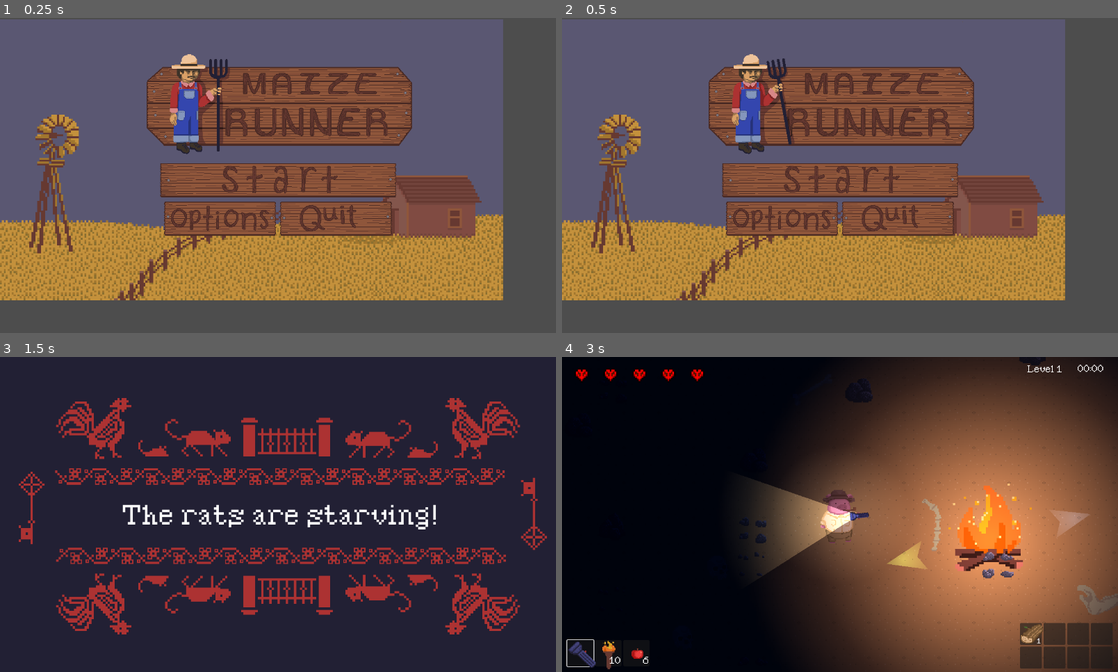
Above: before the commit, frames 1-4 (two rows, left to right).
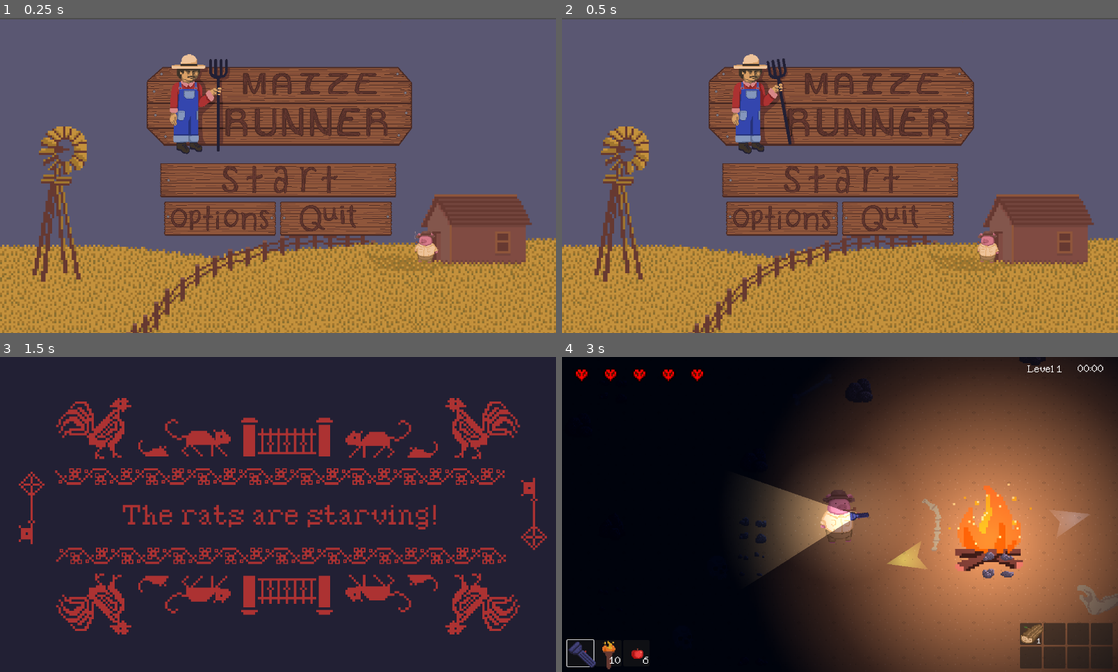
Above: after the commit, the same moments.

Repository: JasonLee4/MaizeRunnerGame
Game: Godot game, scene res://scenes/menus/main_menu.tscn
Two runs of this game, one before a commit and one after it. Both use one fixed random seed, a clock stepped at 60 frames per second and the inputs below. Sound files missing from this copy of the repository are replaced by a short silence.
Inputs (mouse positions are in pixels of both pictures, inside the frame that each line leads up to):
- Up to frame 1 (0.25 s): no input
- Up to frame 2 (0.5 s): no input
- Up to frame 3 (1.5 s): click (278, 520) at 0.5 s; click "LOAD SAVE - -" (after the commit: "Load") at 1.25 s
- Up to frame 4 (3 s): tap Enter at 2 s; move the mouse to (962, 498) at 2.02 s; hold D (right) 2.03-2.78 s; hold F (advance_dialogue) 2.03-2.78 s; tap Space (dash) at 2.75, 2.85 s; move the mouse to (728, 530) at 2.77 s; hold S (down) from 2.78 s (still down)

The runs differ from the first frame. In frame 1, 35% of the frame differs, in the area x 0-100%, y 0-100%; in frame 2, 35%; in frame 3, 1.2%; in frame 4, nothing differs.

Commit message:
create theme for fonts, add save screen

Diff:
--- /dev/null
+++ b/assets/menu_assets/PixelSleighTheme.tres
@@ -0,0 +1,6 @@
+[gd_resource type="Theme" load_steps=2 format=3 uid="uid://cvvg3yf2kj0gs"]
+
+[ext_resource type="FontFile" uid="uid://d1eqqtaqlhuy4" path="res://assets/ui/PixelSleigh.ttf" id="1_wmvyv"]
+
+[resource]
+default_font = ExtResource("1_wmvyv")
--- a/scenes/dungeon_gen/dungeon_gen.tscn
+++ b/scenes/dungeon_gen/dungeon_gen.tscn
@@ -43,6 +43,7 @@
 offset_bottom = 70.0
 grow_horizontal = 2
 grow_vertical = 2
+theme_override_colors/font_color = Color(0.67451, 0.196078, 0.196078, 1)
 theme_override_fonts/font = ExtResource("3_w7oc5")
 theme_override_font_sizes/font_size = 45
 text = "The rats are starving!"
--- a/scenes/menus/main_menu.gd
+++ b/scenes/menus/main_menu.gd
@@ -4,6 +4,8 @@
 # Called when the node enters the scene tree for the first time.
 func _ready():
 	$Buttons/VBoxContainer/StartButton.grab_focus()
+	$AnimatedSprite2D.flip_h = true
+	$AnimatedSprite2D.play("idle")
 
 
 # Called every frame. 'delta' is the elapsed time since the previous frame.
--- a/scenes/menus/main_menu.tscn
+++ b/scenes/menus/main_menu.tscn
@@ -6,6 +6,7 @@
 [ext_resource type="Texture2D" uid="uid://dhq72de8exge2" path="res://assets/ui/title-Sheet.png" id="3_4vohq"]
 [ext_resource type="Texture2D" uid="uid://bcsbcqbva51hq" path="res://assets/ui/startButton.png" id="4_3cdn6"]
 [ext_resource type="Texture2D" uid="uid://civc1u17i6qsf" path="res://assets/ui/optionsButton.png" id="5_x2ryh"]
+[ext_resource type="Texture2D" uid="uid://clxiejrlfshta" path="res://assets/spritesheets/pigianajonesactions1.png" id="7_2mj4c"]
 
 [sub_resource type="AtlasTexture" id="AtlasTexture_0ekd5"]
 atlas = ExtResource("3_4vohq")
@@ -96,6 +97,35 @@
 [sub_resource type="AtlasTexture" id="AtlasTexture_2jgr1"]
 atlas = ExtResource("3_0gawl")
 region = Rect2(16, 27, 255, 78)
+
+[sub_resource type="AtlasTexture" id="AtlasTexture_c8rdd"]
+atlas = ExtResource("7_2mj4c")
+region = Rect2(96, 0, 96, 96)
+
+[sub_resource type="AtlasTexture" id="AtlasTexture_07i2v"]
+atlas = ExtResource("7_2mj4c")
+region = Rect2(192, 0, 96, 96)
+
+[sub_resource type="AtlasTexture" id="AtlasTexture_flrbg"]
+atlas = ExtResource("7_2mj4c")
+region = Rect2(288, 0, 96, 96)
+
+[sub_resource type="SpriteFrames" id="SpriteFrames_0mfeg"]
+animations = [{
+"frames": [{
+"duration": 1.0,
+"texture": SubResource("AtlasTexture_c8rdd")
+}, {
+"duration": 1.0,
+"texture": SubResource("AtlasTexture_07i2v")
+}, {
+"duration": 1.0,
+"texture": SubResource("AtlasTexture_flrbg")
+}],
+"loop": true,
+"name": &"idle",
+"speed": 5.0
+}]
 
 [node name="Control" type="Control"]
 layout_mode = 3
@@ -109,8 +139,8 @@
 [node name="Background" type="MarginContainer" parent="."]
 layout_mode = 2
 offset_top = 3.0
-offset_right = 1149.0
-offset_bottom = 645.0
+offset_right = 1270.0
+offset_bottom = 723.0
 
 [node name="TextureRect" type="TextureRect" parent="Background"]
 layout_mode = 2
@@ -170,5 +200,11 @@
 focus_neighbor_bottom = NodePath("../../StartButton")
 texture_normal = SubResource("AtlasTexture_2jgr1")
 
+[node name="AnimatedSprite2D" type="AnimatedSprite2D" parent="."]
+position = Vector2(971, 520)
+scale = Vector2(0.9, 0.9)
+sprite_frames = SubResource("SpriteFrames_0mfeg")
+animation = &"idle"
+
 [connection signal="pressed" from="Buttons/VBoxContainer/StartButton" to="." method="_on_start_button_pressed"]
 [connection signal="pressed" from="Buttons/VBoxContainer/HBoxContainer/QuitButton" to="." method="_on_quit_button_pressed"]
--- a/scenes/menus/save_data.tscn
+++ b/scenes/menus/save_data.tscn
@@ -1,6 +1,10 @@
-[gd_scene load_steps=2 format=3 uid="uid://bemtgxcht20eb"]
+[gd_scene load_steps=4 format=3 uid="uid://bemtgxcht20eb"]
 
+[ext_resource type="FontFile" uid="uid://d1eqqtaqlhuy4" path="res://assets/ui/PixelSleigh.ttf" id="1_kmvng"]
 [ext_resource type="Script" path="res://scenes/menus/save_data.gd" id="1_v36xd"]
+
+[sub_resource type="Theme" id="Theme_iju4e"]
+default_font = ExtResource("1_kmvng")
 
 [node name="SaveData" type="Control"]
 layout_mode = 3
@@ -9,7 +13,14 @@
 anchor_bottom = 1.0
 grow_horizontal = 2
 grow_vertical = 2
+theme = SubResource("Theme_iju4e")
 script = ExtResource("1_v36xd")
+
+[node name="Background" type="ColorRect" parent="."]
+layout_mode = 0
+offset_right = 1270.0
+offset_bottom = 720.0
+color = Color(0.133333, 0.12549, 0.203922, 1)
 
 [node name="VBoxContainer" type="VBoxContainer" parent="."]
 layout_mode = 1
@@ -24,7 +35,7 @@
 [node name="Label" type="Label" parent="VBoxContainer"]
 layout_mode = 2
 theme_override_font_sizes/font_size = 50
-text = "SAVE FILE DATA"
+text = "Runs"
 horizontal_alignment = 1
 
 [node name="HBoxContainer" type="HBoxContainer" parent="VBoxContainer"]
@@ -34,23 +45,24 @@
 
 [node name="VBoxContainer" type="VBoxContainer" parent="VBoxContainer/HBoxContainer"]
 layout_mode = 2
+theme_override_constants/separation = 30
 alignment = 1
 
 [node name="Label" type="Label" parent="VBoxContainer/HBoxContainer/VBoxContainer"]
 layout_mode = 2
 theme_override_font_sizes/font_size = 30
-text = "SAVE 1"
+text = "Save 1"
 horizontal_alignment = 1
 
 [node name="Load_Save1" type="Button" parent="VBoxContainer/HBoxContainer/VBoxContainer"]
 layout_mode = 2
 theme_override_font_sizes/font_size = 20
-text = "LOAD SAVE
-- -"
+text = "Load"
 
 [node name="VBoxContainer2" type="VBoxContainer" parent="VBoxContainer/HBoxContainer"]
 visible = false
 layout_mode = 2
+theme_override_constants/separation = 30
 alignment = 1
 
 [node name="Label" type="Label" parent="VBoxContainer/HBoxContainer/VBoxContainer2"]
@@ -68,6 +80,7 @@
 [node name="VBoxContainer3" type="VBoxContainer" parent="VBoxContainer/HBoxContainer"]
 visible = false
 layout_mode = 2
+theme_override_constants/separation = 30
 alignment = 1
 
 [node name="Label" type="Label" parent="VBoxContainer/HBoxContainer/VBoxContainer3"]
@@ -84,19 +97,19 @@
 
 [node name="VBoxContainer4" type="VBoxContainer" parent="VBoxContainer/HBoxContainer"]
 layout_mode = 2
+theme_override_constants/separation = 30
 alignment = 1
 
 [node name="Label" type="Label" parent="VBoxContainer/HBoxContainer/VBoxContainer4"]
 layout_mode = 2
 theme_override_font_sizes/font_size = 30
-text = "NEW GAME"
+text = "New Game"
 horizontal_alignment = 1
 
 [node name="Create_Save" type="Button" parent="VBoxContainer/HBoxContainer/VBoxContainer4"]
 layout_mode = 2
 theme_override_font_sizes/font_size = 20
-text = "CREATE SAVE
---"
+text = "Start"
 
 [node name="Back_Button" type="Button" parent="VBoxContainer"]
 layout_mode = 2
@@ -105,6 +118,7 @@
 
 [node name="TextEdit" type="LineEdit" parent="."]
 visible = false
+layout_mode = 0
 offset_left = 317.0
 offset_top = 192.0
 offset_right = 841.0
Not shown: 1 places in scenes/menus/main_menu.tscn that only renumber resources
